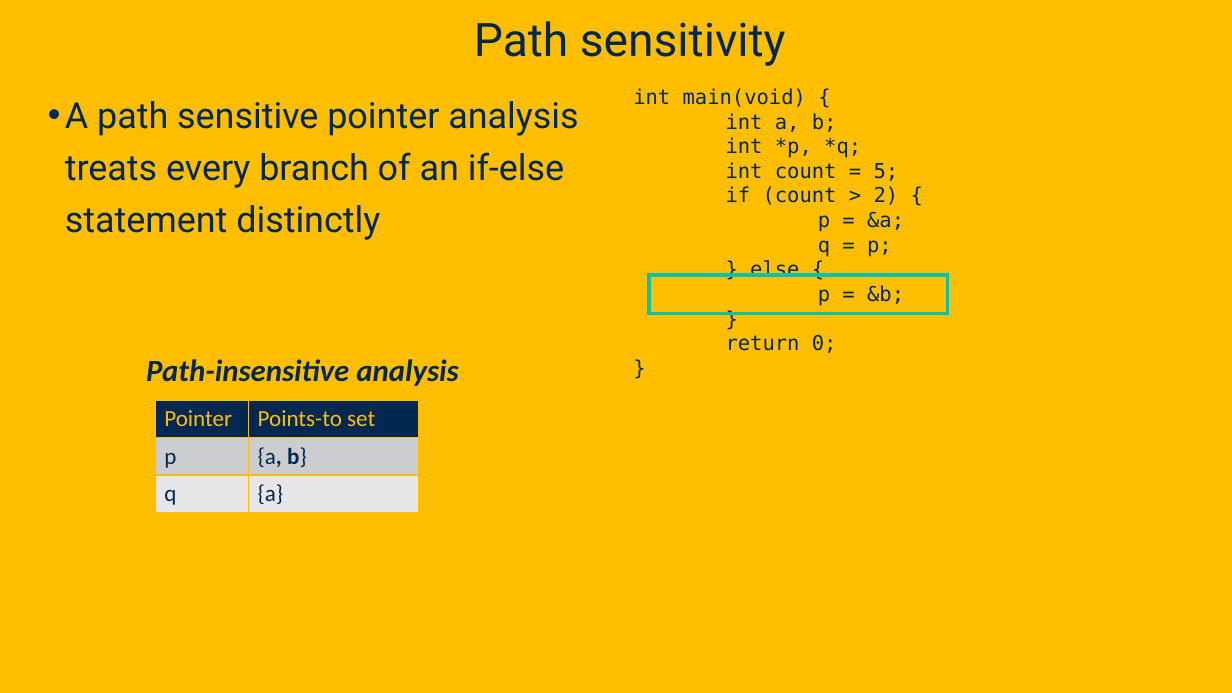
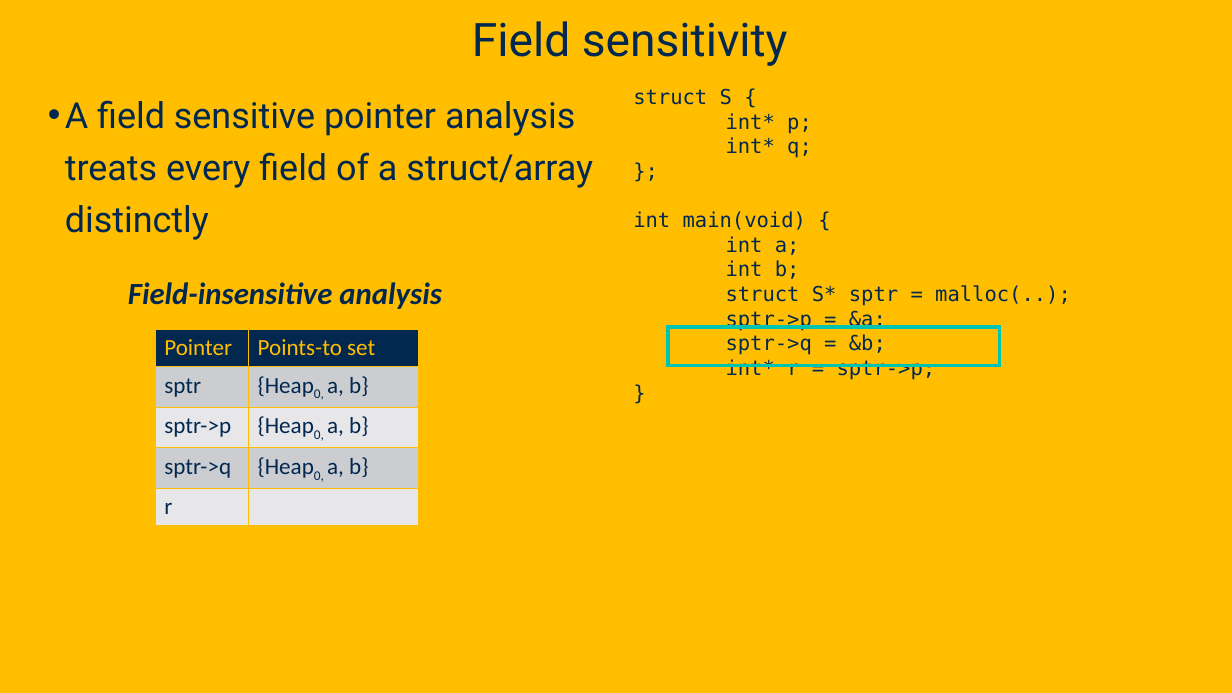
Before and after one commit to davsec-teaching/ECS289C-Spring2025, a slide deck: slide 85 of slides/4_pointer_analysis.pptx (slide 77 before the commit). Drawn at 1232x693 pixels with LibreOffice and Linux fonts; fonts in the diff are those of the drawing; background and template pictures are left out. Boxes give left, top, right and bottom in pixels: in the first picture for what was removed or moved away, otherwise in the second. Text is boxed around its words. In the diff, an @@ line names an element or a change of style, - is before the commit and + after.

```diff
--- a/slides/4_pointer_analysis.pptx
+++ b/slides/4_pointer_analysis.pptx
@@ title at [472, 21, 788, 66]: text changed @@
-Path sensitivity
+Field sensitivity
@@ text at [633, 88, 812, 158]: paragraphs added @@
+struct S {
+int* p;
+int* q;
+};
@@ text at [65, 100, 593, 240]: text changed @@
-• A path sensitive pointer analysis treats every branch of an if-else statement distinctly
+• A field sensitive pointer analysis treats every field of a struct/array distinctly
@@ text at [726, 236, 1071, 380]: text changed @@
-int a, b;
-int *p, *q;
-int count = 5;
-if (count > 2) {
-p = &a;
-q = p;
-} else {
-p = &b;
+int a;
+int b;
+struct S* sptr = malloc(..);
+sptr->p = &a;
+sptr->q = &b;
+int* r = sptr->p;
@@ text at [128, 282, 442, 309]: text changed @@
-Path-insensitive analysis
+Field-insensitive analysis
@@ table at [155, 329, 419, 518] @@
-row 2: p | {a, b}
-row 3: q | {a}
+row 2: sptr | {Heap0, a, b}
+row 3: sptr->p | {Heap0, a, b}
+row 4: sptr->q | {Heap0, a, b}
+row 5: r | 
@@ table: place and size @@
-table at [155, 400, 419, 512]
+table at [155, 329, 419, 518]
@@ rectangle: place and size @@
-rectangle at [650, 275, 948, 314]
+rectangle at [668, 327, 1000, 366]
@@ text at [726, 334, 837, 353]: paragraph removed @@
-return 0;
-}
```
Also in this commit, not shown: 30 other slides changed, 9 slides added.
